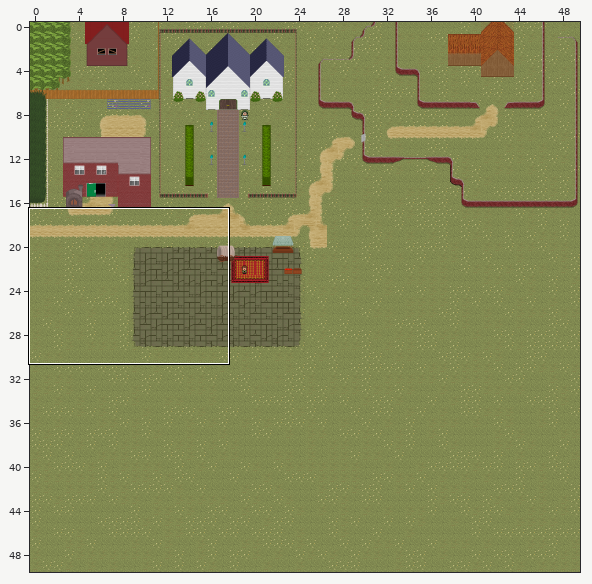
Tiled map, stored at Maps/HollowSprings.tmx. The first picture is a wide view before the edit; the outline marks the close-up.
Close-up. Old version:
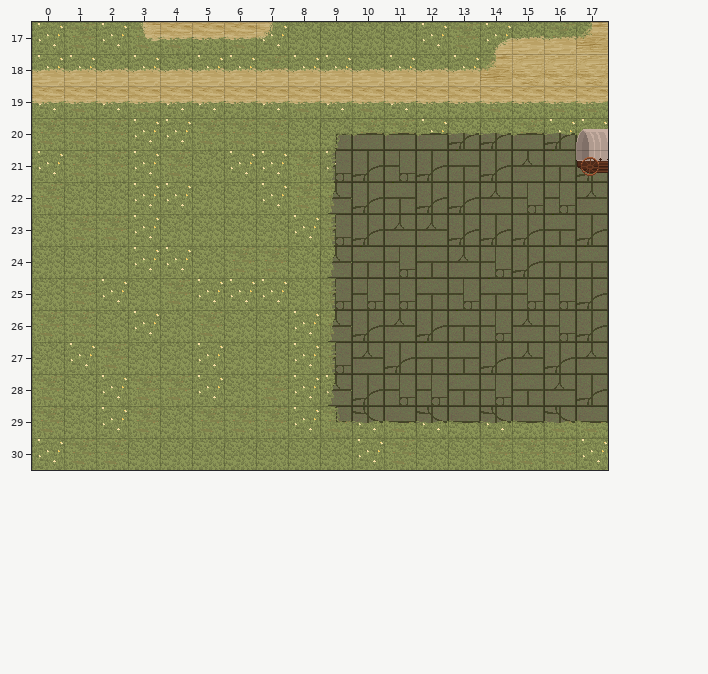
Cells are 32x32 px. Shown: x 0..17, y 17..30. The commit also changed other parts of the map, which this record leaves out. Tiles whose own drawing changed are shown in their newer look in all pictures. The old version is drawn lined up with the new one.
Once edited:
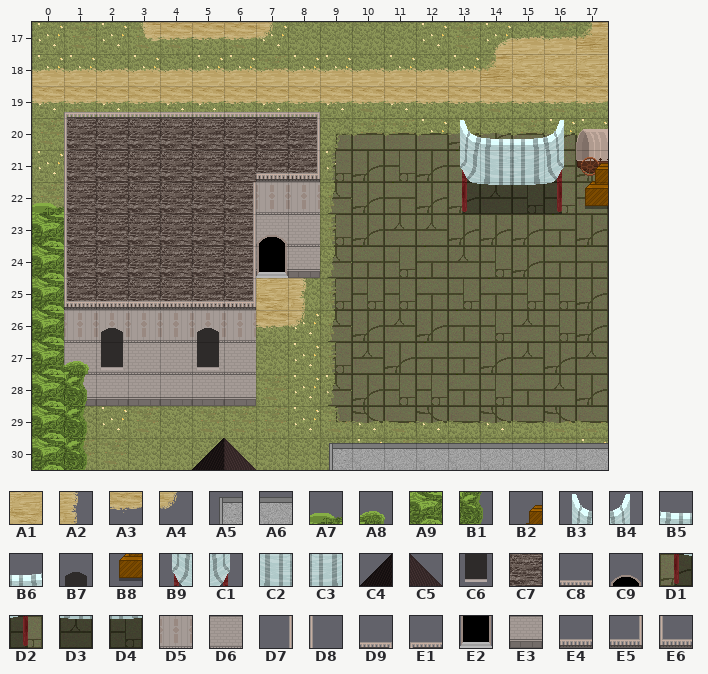
Key: from "hollowsprings": A1 18, A2 19, A3 33, A4 34, A5 48, A6 49, A7 122, A8 123, A9 137, B1 138, B2 245, B3 246, B4 246 flipped left-right, B5 247, B6 247 flipped left-right, B7 255, B8 260, B9 261, C1 261 flipped left-right, C2 262, C3 262 flipped left-right, C4 263, C5 265, C6 270, C7 272, C8 273, C9 274, D1 276, D2 276 flipped left-right, D3 277, D4 277 flipped left-right, D5 285, D6 286, D7 287, D8 287 flipped left-right, D9 288, E1 288 flipped left-right, E2 289, E3 300, E4 301, E5 302, E6 302 flipped left-right.
__ is an empty cell.
See-through tiles are keyed as they look on the map.
What changed:
map size 50x50 -> 50x35 cells
Layer "Ground Layer2":
Tile A1 is added in row 25 at x 7.
Tile A2 is added in row 25 at x 8.
Tile A3 is added in row 26 at x 7.
Tile A4 is added in row 26 at x 8.
Layer "Wall Layer":
Tile A5 is added in row 30 at x 9.
Tile A6 is added in row 30 at x 10 to 17.
Tile A9 is added in rows 25 to 30 at x 0.
Tile C7 is added in rows 20 to 21 at x 1 to 8; in rows 22 to 25 at x 1 to 6.
Tile D5 is added in row 22 at x 7 to 8; in row 26 at x 1 to 6.
Tile D6 is added in row 23 at x 7 to 8; in row 27 at x 1 to 6.
Tile E3 is added in row 24 at x 7 to 8; in row 28 at x 1 to 6.
Layer "Wall Dec":
Tile A7 is added in row 22 at x 0.
Tile A8 is added in row 27 at x 1.
Tile A9 is added in rows 23 to 24 at x 0.
Tile B1 is added in rows 28 to 30 at x 1.
Tile B2 is added in row 21 at x 17.
Tile B3 is added in row 20 at x 13.
Tile B4 is added in row 20 at x 16.
Tile B5 is added in row 20 at x 14.
Tile B6 is added in row 20 at x 15.
Tile B7 is added in row 26 at x 2 and 5.
Tile B8 is added in row 22 at x 17.
Tile B9 is added in row 21 at x 13.
Tile C1 is added in row 21 at x 16.
Tile C2 is added in row 21 at x 14.
Tile C3 is added in row 21 at x 15.
Tile C4 is added in row 30 at x 5.
Tile C5 is added in row 30 at x 6.
Tile C6 is added in row 27 at x 2 and 5.
Tile C8 is added in row 19 at x 2 to 7.
Tile C9 is added in row 23 at x 7.
Tile D1 is added in row 22 at x 13.
Tile D2 is added in row 22 at x 16.
Tile D3 is added in row 22 at x 14.
Tile D4 is added in row 22 at x 15.
Tile D7 is added in row 20 at x 8; in rows 22 to 24 at x 6.
Tile D8 is added in rows 20 to 24 at x 1.
Tile D9 is added in row 19 at x 8.
Tile E1 is added in row 19 at x 1.
Tile E2 is added in row 24 at x 7.
Tile E4 is added in row 21 at x 7; in row 25 at x 2 to 5.
Tile E5 is added in row 21 at x 8; in row 25 at x 6.
Tile E6 is added in row 25 at x 1.
